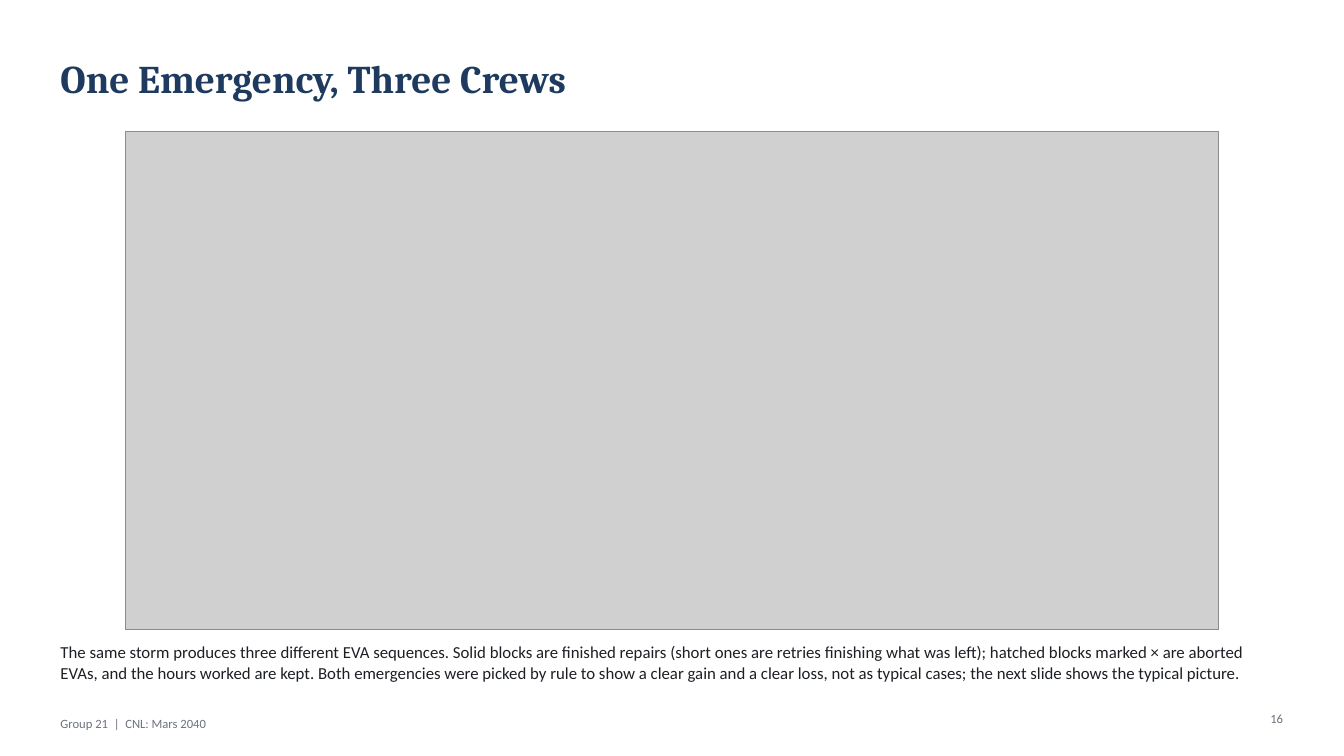
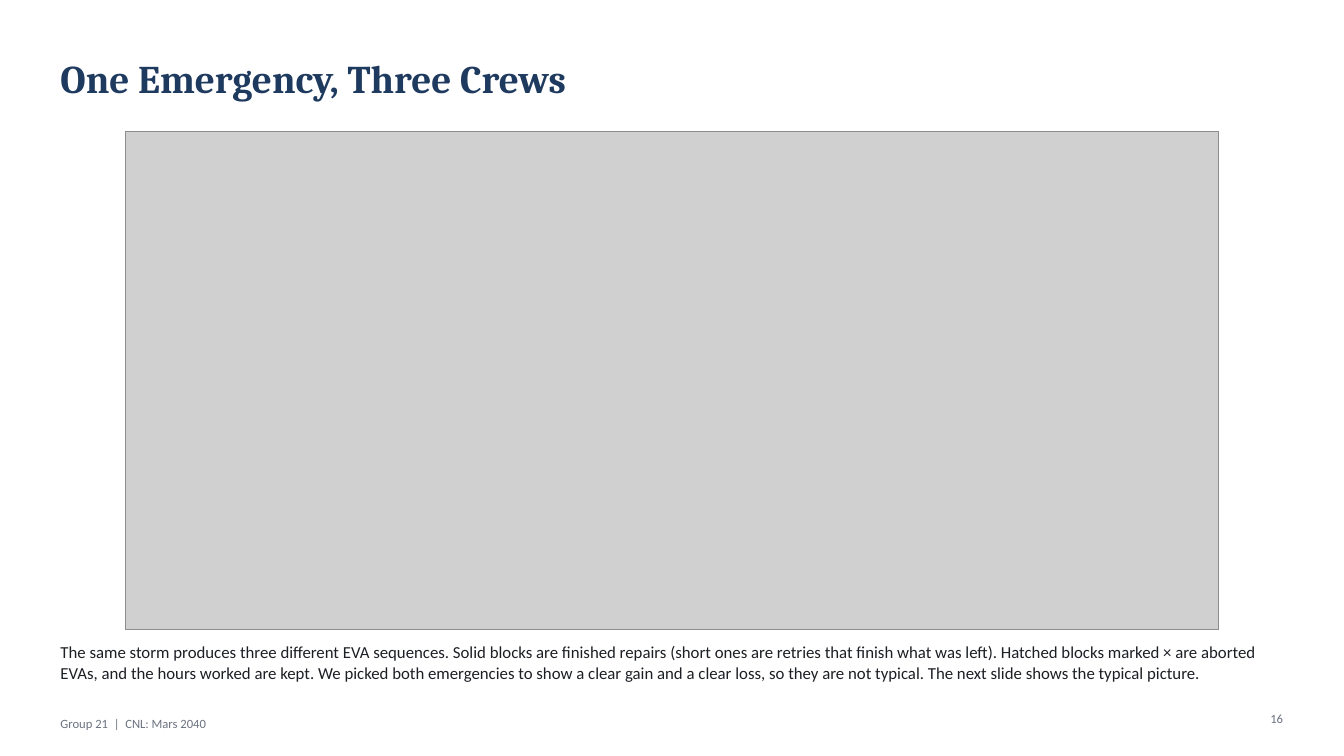
Before and after one commit to jruttan1/cnl-mars-2040, a slide deck: slide 16 of results/presentation/CNL_Team21_Presentation.pptx. Drawn at 1344x756 pixels with LibreOffice and Linux fonts; fonts in the diff are those of the drawing; grey boxes stand for pictures. Boxes give left, top, right and bottom in pixels: in the first picture for what was removed or moved away, otherwise in the second. Text is boxed around its words. In the diff, an @@ line names an element or a change of style, - is before the commit and + after.

```diff
--- a/results/presentation/CNL_Team21_Presentation.pptx
+++ b/results/presentation/CNL_Team21_Presentation.pptx
@@ text at box(60, 646, 1255, 682): text changed @@
-The same storm produces three different EVA sequences. Solid blocks are finished repairs (short ones are retries finishing what was left); hatched blocks marked × are aborted EVAs, and the hours worked are kept. Both emergencies were picked by rule to show a clear gain and a clear loss, not as typical cases; the next slide shows the typical picture.
+The same storm produces three different EVA sequences. Solid blocks are finished repairs (short ones are retries that finish what was left). Hatched blocks marked × are aborted EVAs, and the hours worked are kept. We picked both emergencies to show a clear gain and a clear loss, so they are not typical. The next slide shows the typical picture.
```
Also in this commit, not shown: 5 other slides changed, 16 other files.
